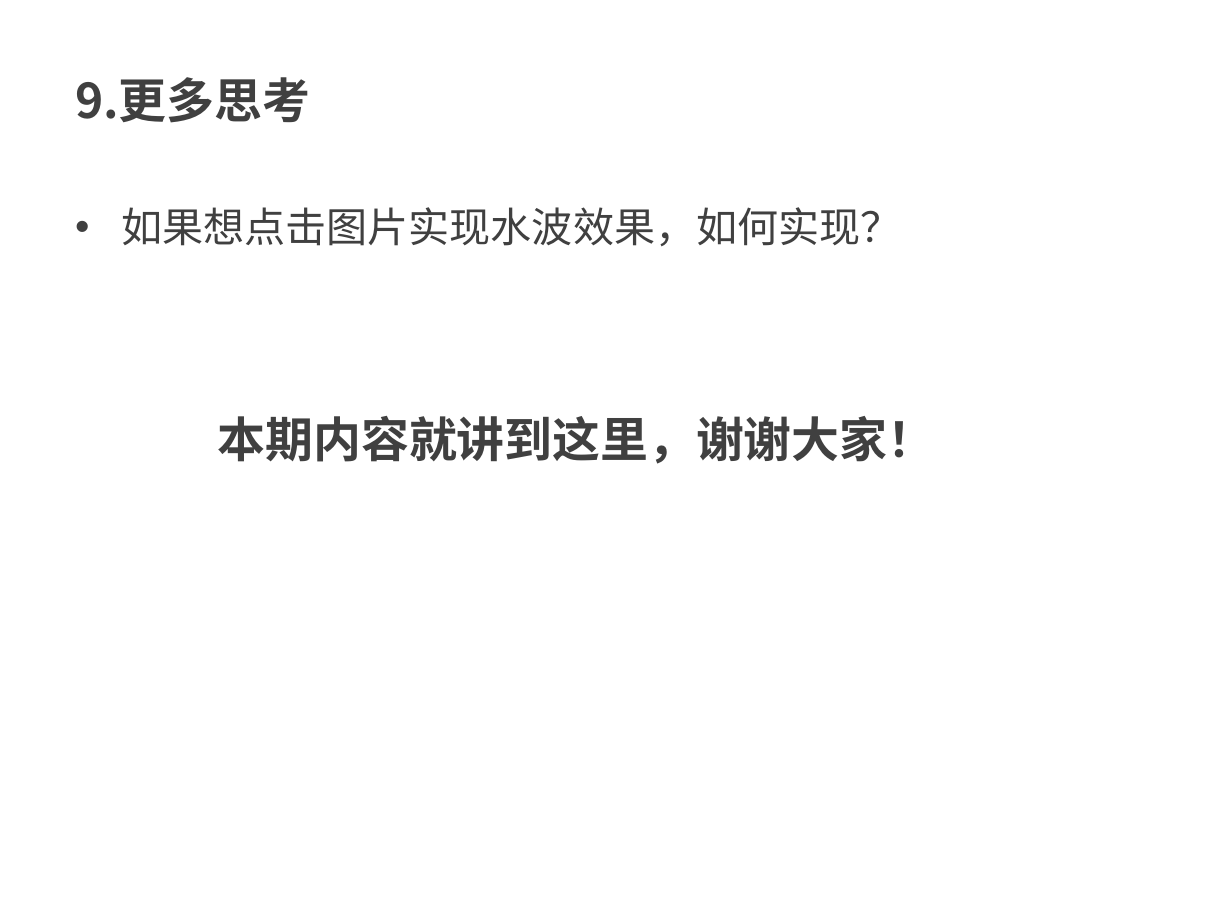
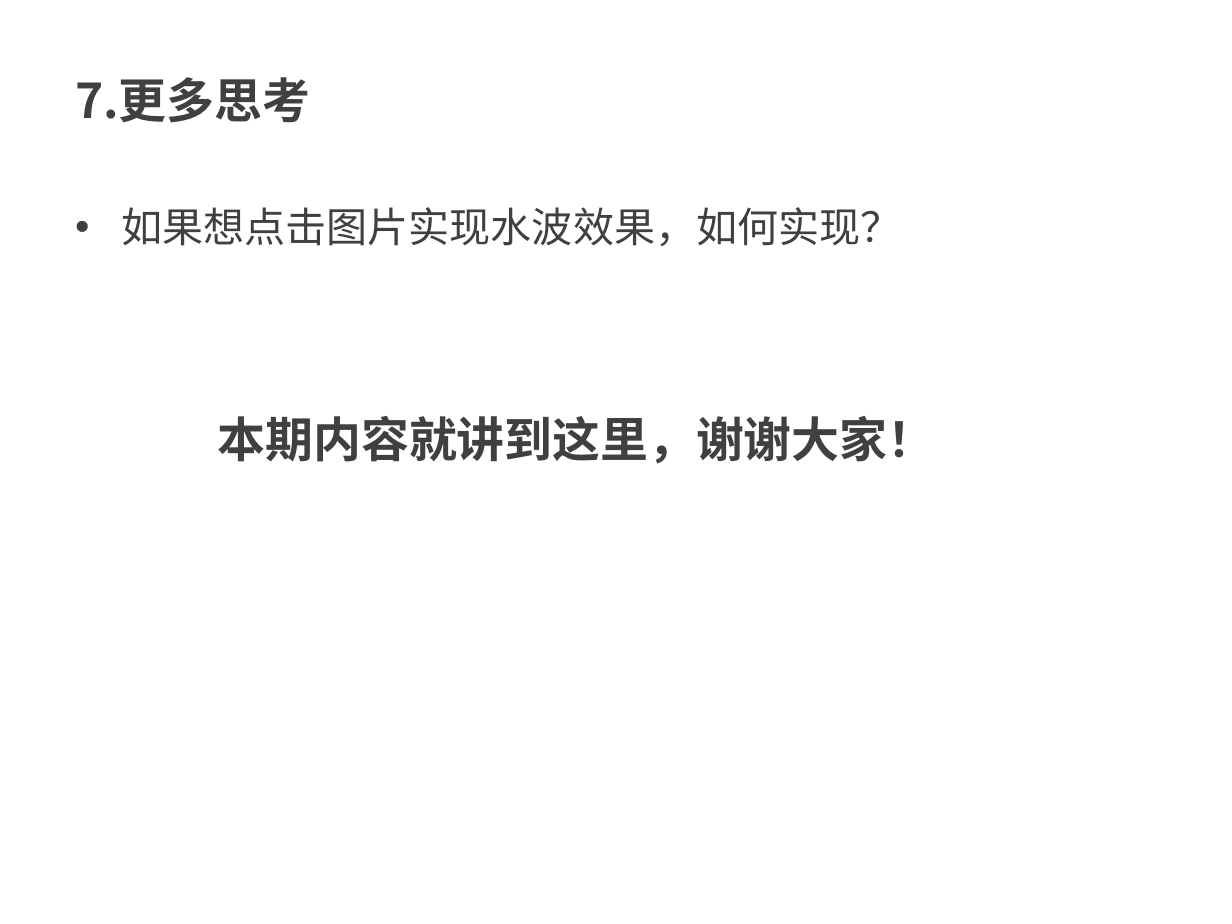
Before and after one commit to kong66/webAni, a slide deck: slide 13 of 15-svg-filter-text-wave/15.pptx (slide 12 before the commit). Drawn at 1232x924 pixels with LibreOffice and Linux fonts; fonts in the diff are those of the drawing. Boxes give left, top, right and bottom in pixels: in the first picture for what was removed or moved away, otherwise in the second. Text is boxed around its words. In the diff, an @@ line names an element or a change of style, - is before the commit and + after.

```diff
--- a/15-svg-filter-text-wave/15.pptx
+++ b/15-svg-filter-text-wave/15.pptx
@@ text at [75, 77, 310, 123]: text changed @@
-9.更多思考
+7.更多思考
```
Also in this commit, not shown: 2 other slides changed, 9 slides added, 8 slides removed, 2 other files.
